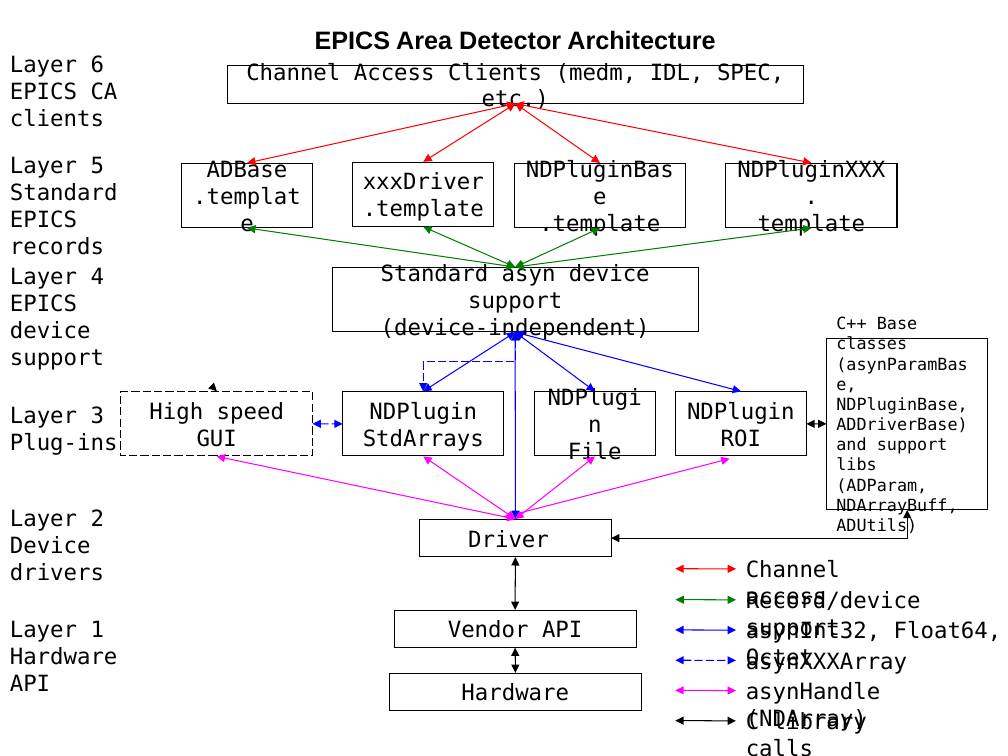
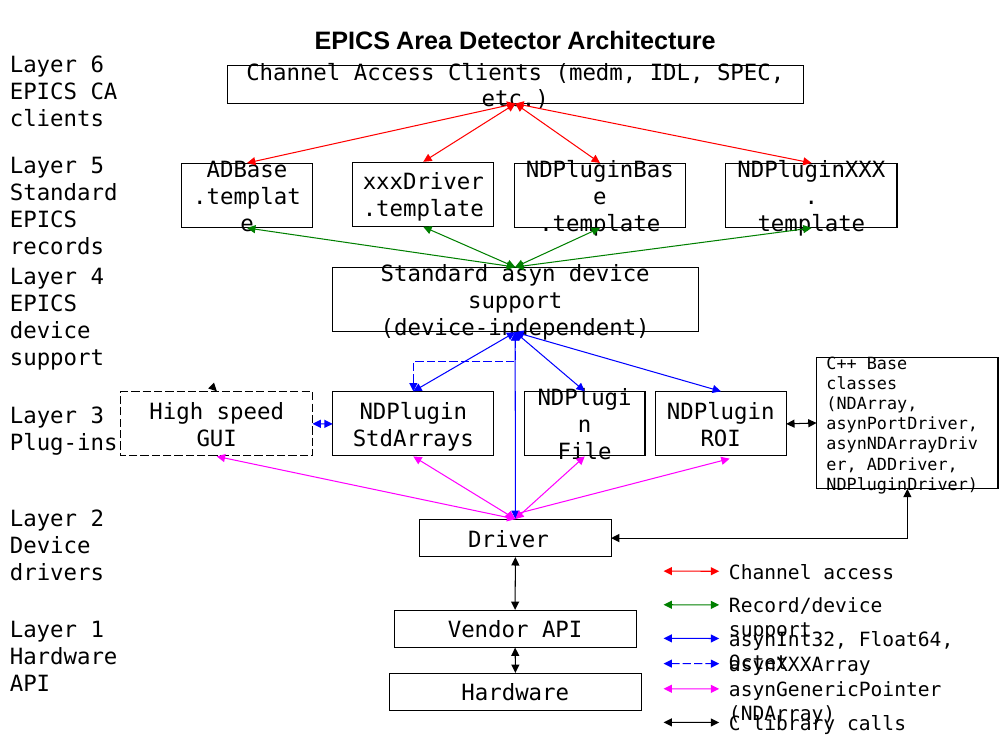
Before and after one commit to areaDetector/ADCore, a slide deck: slide 1 of documentation/areaDetectorArchitecture.ppt. Drawn at 1008x756 pixels with LibreOffice and Linux fonts; fonts in the diff are those of the drawing. Boxes give left, top, right and bottom in pixels: in the first picture for what was removed or moved away, otherwise in the second. Text is boxed around its words. In the diff, an @@ line names an element or a change of style, - is before the commit and + after.

Commit message:
New for some components

```diff
--- a/documentation/areaDetectorArchitecture.ppt
+++ b/documentation/areaDetectorArchitecture.ppt
@@ elbow double arrow moved from (515, 333) - (423, 391) to (515, 333) - (413, 391) @@
@@ double arrow moved from (515, 333) - (423, 391) to (515, 333) - (413, 391) @@
@@ double arrow moved from (515, 333) - (595, 391) to (515, 333) - (585, 391) @@
@@ double arrow moved from (515, 333) - (741, 391) to (515, 333) - (721, 391) @@
@@ rectangle "C++ Base classes (NDArray, asynPortDriver, ...": place and size @@
-rectangle "C++ Base classes (NDArray, asynPortDriver, ..." at <box>827,338,988,509</box>
+rectangle "C++ Base classes (NDArray, asynPortDriver, ..." at <box>816,357,998,488</box>
@@ text in rectangle at <box>826,356,978,495</box>: text changed @@
-C++ Base classes (asynParamBase, NDPluginBase, ADDriverBase) and support libs (ADParam, NDArrayBuff, ADUtils)
+C++ Base classes (NDArray, asynPortDriver, asynNDArrayDriver, ADDriver, NDPluginDriver)
@@ rectangle "NDPlugin StdArrays": place and size @@
-rectangle "NDPlugin StdArrays" at <box>343,392,504,457</box>
+rectangle "NDPlugin StdArrays" at <box>333,392,494,457</box>
@@ rectangle "NDPlugin File": place and size @@
-rectangle "NDPlugin File" at <box>534,392,655,457</box>
+rectangle "NDPlugin File" at <box>524,392,645,457</box>
@@ rectangle "NDPluginROI": place and size @@
-rectangle "NDPluginROI" at <box>675,392,806,457</box>
+rectangle "NDPluginROI" at <box>655,392,786,457</box>
@@ double arrow moved from (312, 423) - (343, 424) to (312, 423) - (333, 424) @@
@@ double arrow moved from (827, 423) - (806, 424) to (816, 423) - (786, 424) @@
@@ double arrow moved from (423, 457) - (515, 519) to (413, 457) - (515, 519) @@
@@ double arrow moved from (595, 457) - (515, 519) to (585, 457) - (515, 519) @@
@@ elbow double arrow moved from (611, 538) - (907, 510) to (611, 538) - (907, 489) @@
@@ double arrow moved from (675, 569) - (736, 569) to (663, 572) - (719, 572) @@
@@ size 16 to 14 pt in 5 elements at <box>729,714,906,734</box>, <box>729,564,894,580</box>, <box>729,655,871,675</box>, <box>729,630,953,675</box>, <box>729,597,883,641</box> @@
@@ text "Record/device support": place and size @@
-text "Record/device support" at <box>746,591,921,641</box>
+text "Record/device support" at <box>729,597,883,641</box>
@@ double arrow moved from (675, 600) - (736, 600) to (663, 605) - (719, 605) @@
@@ text "asynInt32, Float64, Octet": place and size @@
-text "asynInt32, Float64, Octet" at <box>746,620,1002,671</box>
+text "asynInt32, Float64, Octet" at <box>729,630,953,675</box>
@@ double arrow moved from (675, 630) - (736, 630) to (663, 638) - (719, 638) @@
@@ 3 texts: place and size @@
-3 texts at <box>746,560,907,734</box>
+3 texts at <box>729,564,906,734</box>
@@ double arrow moved from (675, 690) - (736, 690) to (663, 688) - (719, 688) @@
@@ double arrow moved from (675, 660) - (736, 660) to (663, 663) - (719, 663) @@
@@ text at <box>729,681,942,725</box>: text changed; size 16 to 14 pt @@
-asynHandle (NDArray)
+asynGenericPointer (NDArray)
@@ double arrow moved from (675, 721) - (736, 721) to (663, 723) - (719, 723) @@
```
